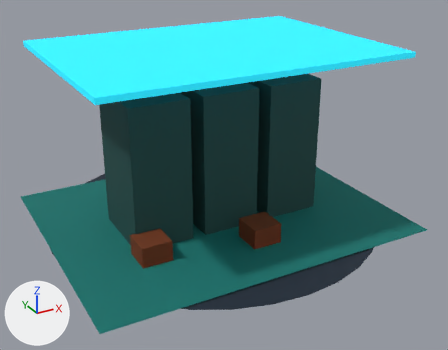
An edit to the glTF model assets/models/locations/market.glb, drawn before and after from the same camera.
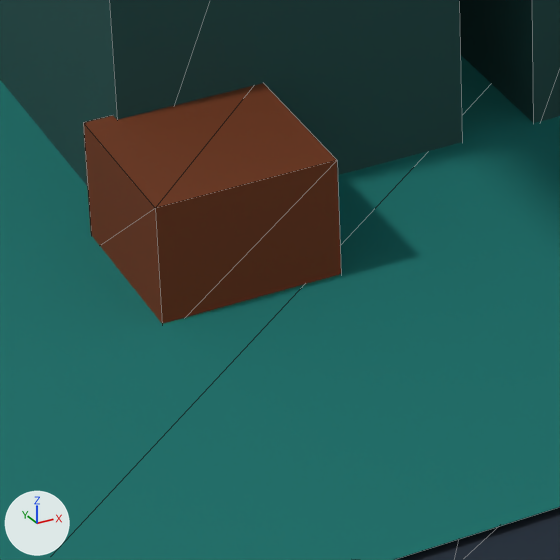
The first picture shows the older version from a 50 mm lens placed at (-4.16, -7.94, 4.64), pointed at (0.04, -0.3, 0.82). The close-ups show the older and then the newer version on the part from 26% to 47% of the width and 61% to 88% of the height of that picture. Only the edits that show in the close-ups are written down. The axes (+X, +Y, +Z) are drawn at lower left. The lights are the same throughout. The close-ups show mesh edges as thin lines. Where no turn or scale is listed for an object, it has been applied to the vertices. Vertices at exactly the same position are counted once.

Before the edit, the objects in view are built like this:
```python
mat_material_11 = principled_material('Material_11')
mat_material_11.base_color = (0.188, 0.0356, 0.00478)  # brown #78350f
mat_material_11.metallic = 0.12
mat_material_11.roughness = 0.78
me_mesh_0 = bpy.data.meshes.new('Mesh_0')
me_mesh_0.from_pydata(...)  # 66 vertices, 64 faces; spans x -2.6..2.6, y -2.6..2.6, z 0.0
me_mesh_0.materials.append(mat_material_0)  # dark blue #1f2937
me_mesh_1 = bpy.data.meshes.new('Mesh_1')
me_mesh_1.from_pydata([(-2.6, 2.1, 0.0), (2.6, 2.1, 0.0), (-2.6, -2.1, 0.0), (2.6, -2.1, 0.0)], [], [(0, 2, 1), (2, 3, 1)])
me_mesh_1.materials.append(mat_material_1)  # dark cyan #0f766e
me_mesh_9 = bpy.data.meshes.new('Mesh_9')
me_mesh_9.from_pydata(...)  # a box spanning x -0.225..0.225, y -0.225..0.225, z -0.175..0.175
me_mesh_9.materials.append(mat_material_9)  # brown #78350f
ob_mesh_0 = bpy.data.objects.new('Mesh_0', me_mesh_0)
ob_mesh_0.location = (0.0, 0.0, 0.03)
ob_mesh_1 = bpy.data.objects.new('Mesh_1', me_mesh_1)
ob_mesh_1.location = (0.0, 0.0, 0.05)
ob_mesh_9 = bpy.data.objects.new('Mesh_9', me_mesh_9)
ob_mesh_9.location = (-1.4, -0.8, 0.18)
# also in view: 'Mesh_2' at (-1.1, 0.0, 1.1); 'Mesh_4' at (0.0, 0.0, 1.1)
```
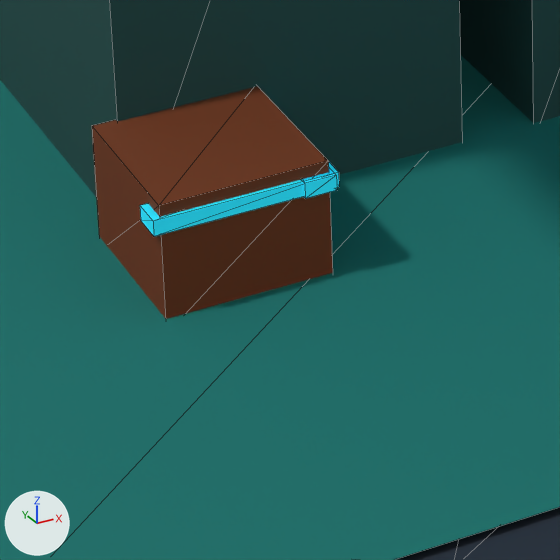
Pixel boxes [x1, y1, x2, y2] of what changed, in the close-ups (560 x 560 px):
'Mesh_9', recoloured, surface changed, rescaled (7% narrower)
    before: [83, 83, 341, 324]
    after: [92, 86, 333, 319]
'market_supply_crate_-1.4_0.8_band_x', added (cyan)
    after: [140, 162, 339, 236]
'market_supply_crate_-1.4_0.8_band_z', added (cyan)
    after: [303, 169, 337, 198]

Diff of the bpy script that builds the scene:
```diff
--- a/assets/models/locations/market.glb.py
+++ b/assets/models/locations/market.glb.py
@@ mat_material_11 @@
 mat_material_11 = principled_material('Material_11')
-mat_material_11.base_color = (0.188, 0.0356, 0.00478)  # brown #78350f
+mat_material_11.base_color = (0.016, 0.651, 0.855)  # cyan #22d3ee
 mat_material_11.metallic = 0.12
 mat_material_11.roughness = 0.78
+mat_material_11.emission_color = (0.016, 0.651, 0.855)  # cyan #22d3ee
+mat_material_11.emission_strength = 0.35
@@ mat_material_12 @@
+mat_material_12 = principled_material('Material_12')
+mat_material_12.base_color = (0.016, 0.651, 0.855)  # cyan #22d3ee
+mat_material_12.metallic = 0.12
+mat_material_12.roughness = 0.78
+mat_material_12.emission_color = (0.016, 0.651, 0.855)  # cyan #22d3ee
+mat_material_12.emission_strength = 0.35
@@ me_mesh_9 @@
 # used by ob_mesh_9; location = (-1.4, -0.8, 0.18)
-me_mesh_9.from_pydata(...)  # 8 vertices, 12 faces; spans x -0.225..0.225, y -0.225..0.225, z -0.175..0.175
-me_mesh_9.materials.append(mat_material_9)  # brown #78350f
+me_mesh_9.from_pydata(...)  # 8 vertices, 12 faces; spans x -0.21..0.21, y -0.21..0.21, z -0.17..0.17
+# me_mesh_9 part 1: the whole mesh is scaled about its middle by (0.933, 0.933, 0.971)
+me_mesh_9.materials.append(mat_material_10)  # brown #78350f
@@ me_mesh_12 @@
+me_mesh_12.from_pydata(...)  # a box spanning x -0.04..0.04, y -0.23..0.23, z -0.02..0.02
+me_mesh_12.materials.append(mat_material_12)  # cyan #22d3ee, glowing cyan #22d3ee
@@ me_mesh_11_1 @@
+me_mesh_11_1.from_pydata(...)  # a box spanning x -0.23..0.23, y -0.04..0.04, z -0.02..0.02
+me_mesh_11_1.materials.append(mat_material_11)  # cyan #22d3ee, glowing cyan #22d3ee
@@ ob_market_supply_crate__1_4_0_8_band_z @@
+ob_market_supply_crate__1_4_0_8_band_z = bpy.data.objects.new('market_supply_crate_-1.4_0.8_band_z', me_mesh_12)
+ob_market_supply_crate__1_4_0_8_band_z.location = (-1.22, -0.8, 0.3)
@@ ob_market_supply_crate__1_4_0_8_band_x @@
+ob_market_supply_crate__1_4_0_8_band_x = bpy.data.objects.new('market_supply_crate_-1.4_0.8_band_x', me_mesh_11_1)
+ob_market_supply_crate__1_4_0_8_band_x.location = (-1.4, -0.98, 0.3)
```
